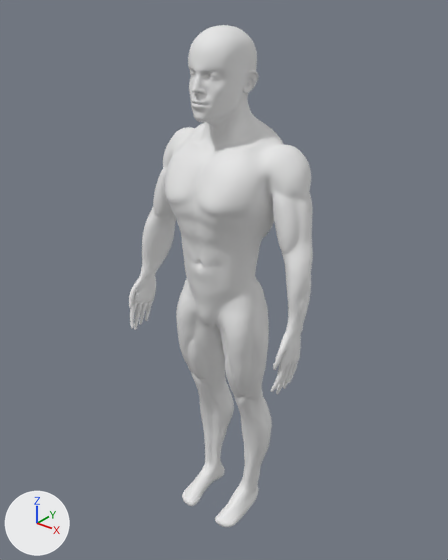
The FBX model FBX/Man.fbx: old version first, new version second.
Rendered twice from a 50 mm lens placed at (1.258, -1.549, 2.005), pointed at (-0.022, 0.051, 1.013). Every picture has the same lights, and +X, +Y and +Z are marked at lower left. Where no turn or scale is listed for an object, it has been applied to the vertices.

In view in the first picture: 'Body_low'.
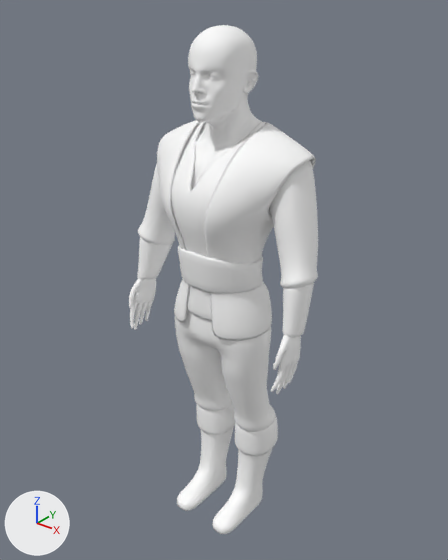
Edits to the bpy script that builds the scene:
```text
Add mat_boots:
    mat_boots = principled_material('Boots')
    mat_boots.base_color = (1.0, 1.0, 1.0)  # white #ffffff
    mat_boots.roughness = 0.553
Add mat_pants:
    mat_pants = principled_material('Pants')
    mat_pants.base_color = (1.0, 1.0, 1.0)  # white #ffffff
    mat_pants.roughness = 0.553
Add mat_shirt:
    mat_shirt = principled_material('Shirt')
    mat_shirt.base_color = (1.0, 1.0, 1.0)  # white #ffffff
    mat_shirt.roughness = 0.553
Add mat_belt:
    mat_belt = principled_material('Belt')
    mat_belt.base_color = (1.0, 1.0, 1.0)  # white #ffffff
    mat_belt.roughness = 0.553
Add mat_bracelet:
    mat_bracelet = principled_material('Bracelet')
    mat_bracelet.base_color = (1.0, 1.0, 1.0)  # white #ffffff
    mat_bracelet.roughness = 0.553
Add mat_jacket:
    mat_jacket = principled_material('Jacket')
    mat_jacket.base_color = (1.0, 1.0, 1.0)  # white #ffffff
    mat_jacket.roughness = 0.553
Add me_cube_017:
    me_cube_017.from_pydata(...)  # 1966 vertices, 1940 faces; spans x -0.182..0.182, y -0.146..0.199, z -0.013..0.415
    me_cube_017.materials.append(mat_boots)  # white #ffffff
Add me_cube_003:
    me_cube_003.from_pydata(...)  # 1983 vertices, 1936 faces; spans x -0.196..0.196, y -0.117..0.188, z 0.403..1.056
    me_cube_003.materials.append(mat_pants)  # white #ffffff
Add me_cube_015:
    me_cube_015.from_pydata(...)  # 1860 vertices, 1800 faces; spans x -0.375..0.375, y -0.159..0.18, z 0.937..1.593
    me_cube_015.materials.append(mat_shirt)  # white #ffffff
Add me_cube_013:
    me_cube_013.from_pydata(...)  # 336 vertices, 336 faces; spans x -0.156..0.156, y -0.138..0.122, z 1.047..1.19
    me_cube_013.materials.append(mat_belt)  # white #ffffff
Add me_cube_016:
    me_cube_016.from_pydata(...)  # 624 vertices, 576 faces; spans x -0.368..0.368, y -0.078..0.072, z 0.95..1.142
    me_cube_016.materials.append(mat_bracelet)  # white #ffffff
Add me_cube_014:
    me_cube_014.from_pydata(...)  # 1598 vertices, 1600 faces; spans x -0.295..0.295, y -0.161..0.187, z 0.884..1.588
    me_cube_014.materials.append(mat_jacket)  # white #ffffff
Add ob_boots_low:
    ob_boots_low = bpy.data.objects.new('Boots_low', me_cube_017)
    ob_boots_low.location = (0.0, 0.0, 0.0)
Add ob_pants_low:
    ob_pants_low = bpy.data.objects.new('Pants_low', me_cube_003)
    ob_pants_low.location = (0.0, 0.0, 0.0)
Add ob_shirt_low:
    ob_shirt_low = bpy.data.objects.new('Shirt_low', me_cube_015)
    ob_shirt_low.location = (0.0, 0.0, 0.0)
Add ob_belt_low:
    ob_belt_low = bpy.data.objects.new('Belt_low', me_cube_013)
    ob_belt_low.location = (0.0, 0.0, 0.0)
Add ob_bracelet_low:
    ob_bracelet_low = bpy.data.objects.new('Bracelet_low', me_cube_016)
    ob_bracelet_low.location = (0.0, 0.0, 0.0)
Add ob_jacket_low:
    ob_jacket_low = bpy.data.objects.new('Jacket_low', me_cube_014)
    ob_jacket_low.location = (0.0, 0.0, 0.0)
```

Location of each change, [x1, y1, x2, y2] in pixels of the pictures (448 x 560 px):
'Jacket_low', added: after [157, 120, 316, 341]
'Shirt_low', added: after [138, 120, 318, 321]
'Pants_low', added: after [175, 311, 276, 432]
'Boots_low', added: after [177, 404, 278, 534]
'Belt_low', added: after [178, 246, 263, 294]
'Bracelet_low', added: after [137, 237, 314, 337]
'Body_low', unchanged, covered by the edit: before [129, 25, 313, 527]; after [129, 25, 301, 395]
